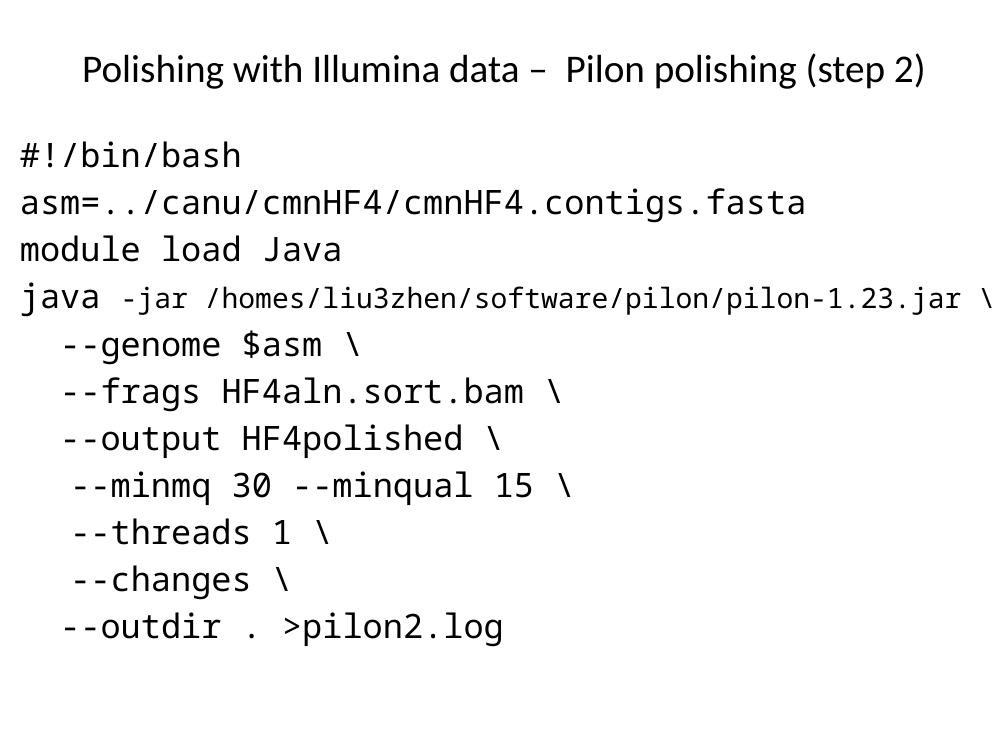
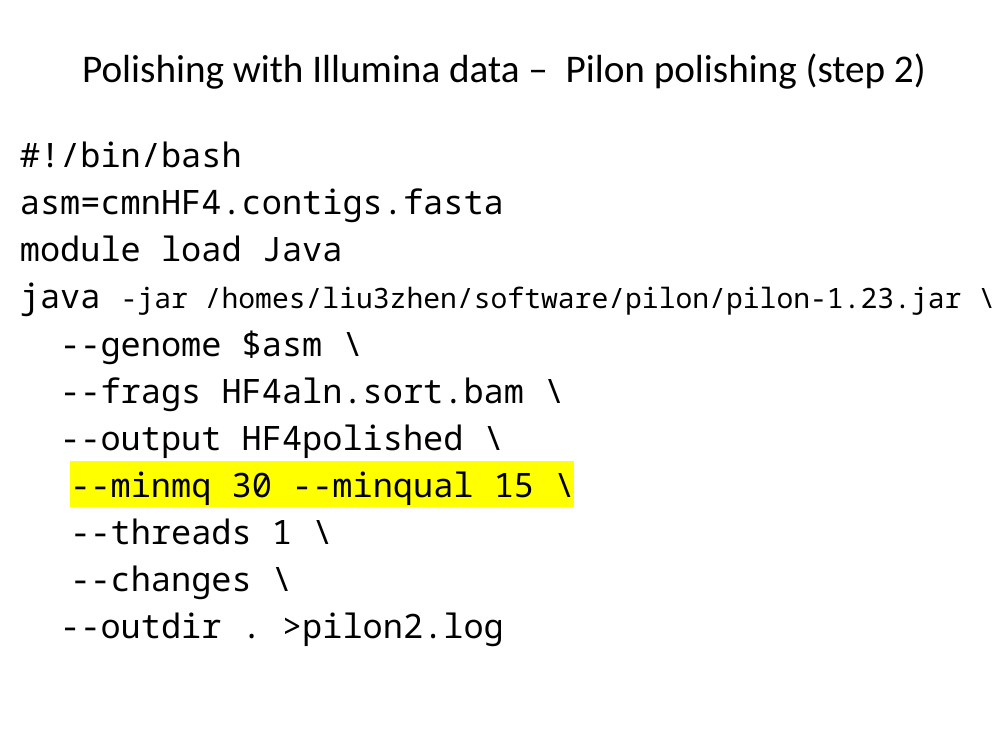
Before and after one commit to liu3zhenlab/teaching, a slide deck: slide 27 of PLPTH813Bioinformatis/2021/labs/lab10_assembly.pptx. Drawn at 1008x756 pixels with LibreOffice and Linux fonts; fonts in the diff are those of the drawing. Boxes give left, top, right and bottom in pixels: in the first picture for what was removed or moved away, otherwise in the second. Text is boxed around its words. In the diff, an @@ line names an element or a change of style, - is before the commit and + after.

```diff
--- a/PLPTH813Bioinformatis/2021/labs/lab10_assembly.pptx
+++ b/PLPTH813Bioinformatis/2021/labs/lab10_assembly.pptx
@@ text at (x1=20, y1=188, x2=504, y2=223): text changed @@
-asm=../canu/cmnHF4/cmnHF4.contigs.fasta
+asm=cmnHF4.contigs.fasta
@@ text at (x1=70, y1=471, x2=534, y2=505): highlight none to #FFFF00 in "--minmq 30 --minqual 15 \" @@
```
Also in this commit, not shown: 7 other slides changed, 2 other files.
